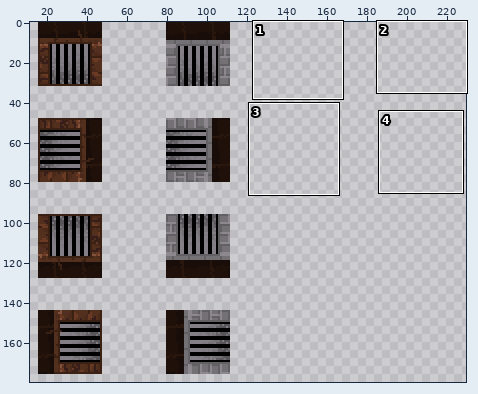
One commit to this pixel-art file: core/assets/map/aseprite/door.aseprite. Above: a wide view before the commit, with the close-up outlined.
Close-up. Before the commit:
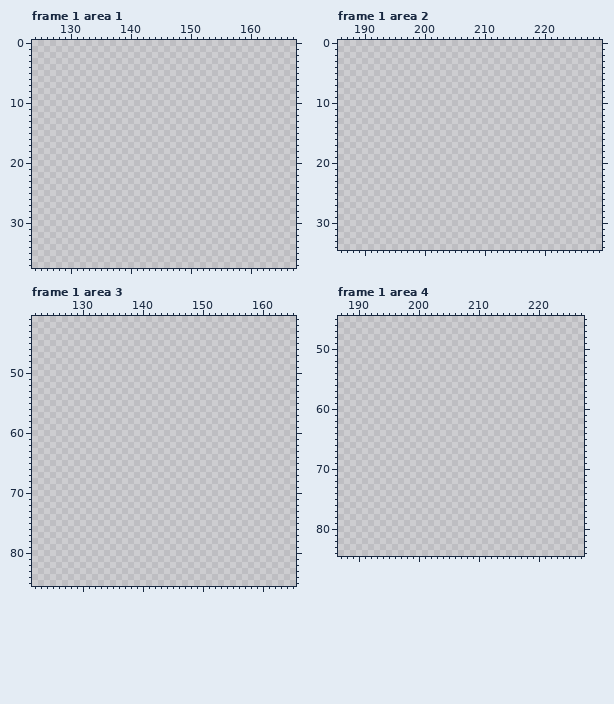
1024x1024 pixels, 2 frames. Colours within 5 levels of each other are drawn and written as one. Shown: frame 1 area 1: x 124..167, y 0..37; frame 1 area 2: x 186..229, y 0..34; frame 1 area 3: x 122..165, y 41..85; frame 1 area 4: x 187..227, y 45..84. The wide view leaves out empty margins.
After:
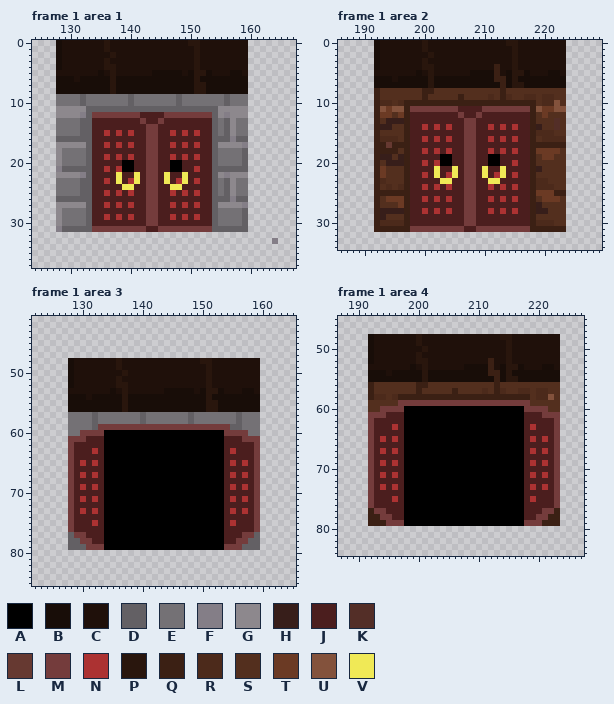
Palette (. is transparent): A #000000  B #180d08  C #1f100a  D #636064  E #747175  F #847e87  G #8d888d  H #371e1a  J #4b1e1e  K #532e27  L #663931  M #743c3c  N #ac3232  P #29160d  Q #3b2014  R #4c2a1b  S #532f1e  T #6b3a24  U #83523c  V #f0e956
Author's note on the commit: Made BossDoor + Portal to 2nd Floor
Difference:
Changed rows in their new state; - is an unchanged pixel.
Frame 1 area 1:
first column x 128:
 0 BCCCCCCCPCCCCCCCCCCCCCPPCCCCCCCC-----
 1 BCCCCCCCPCCCCCCCCCCCCCCPCCCCCCCC-----
 2 BCCCCCCCCPCCCCCCCCCCCCCPCCCCCCCC-----
 3 BCCCCCCCPCCCCCCCCCCCCCCPCCCCCCCC-----
 4 BCCCCCCCPPCCCCCCCCCCCCCPCCCCCCCC-----
 5 CCCCCCCBCPCCCCCCBBBBBCBPPBCCCBBC-----
 6 BBBCBBBBBPBBBBBBBBBBBBBPBBBBBBBB-----
 7 BBBBBBBBBPBBBBBBBBBBBBBPPBBBBBBB-----
 8 BBBBBBBBBPBBBBBBBBBBBBBPPBBBBBBB-----
 9 EEEEDEEEEEEEDEEEEEEEDEEEEEEEDEEE-----
10 EEEEDEEEEEEEDEEEEEEEDEEEEEEEDEEE-----
11 GGGGGDDDDDDDDDDDDDDDDDDDDDDGGGGG-----
12 GGGGFDMMMMMMMMJJJJMMMMMMMMDGFGGG-----
13 EEEEDDJJJJJJJJMJJMJJJJJJJJDEDGEE-----
14 EEEEDDJJJJJJJJJMMJJJJJJJJJDEDGEE-----
15 EEEEDDJJNJNJNJJMMJJNJNJNJJDEDGEE-----
16 DDDDDDJJJJJJJJJMMJJJJJJJJJDDDFDD-----
17 GGGGGDJJNJNJNJJMMJJNJNJNJJDGGGGF-----
18 GEEEEDJJJJJJJJJMMJJJJJJJJJDEEEED-----
19 GEEEEDJJNJNJNJJMMJJNJNJNJJDEEEED-----
20 GEEEEDJJJJJAAJJMMJJAAJJJJJDEEEED-----
21 FDDDDDJJNJNAAJJMMJJAAJJNJJDDDDDD-----
22 GGGGFDJJJJVJJVJMMJVJJVJJJJDGFGGG-----
23 EEEEDDJJNJVJNVJMMJVJNVJNJJDEDGEE-----
24 EEEEDDJJJJJVVJJMMJJVVJJJJJDEDGEE-----
25 EEEEDDJJNJNJNJJMMJJNJNJNJJDEDGEE-----
26 DDDDDDJJJJJJJJJMMJJJJJJJJJDDDFDD-----
27 GGGGGDJJNJNJNJJMMJJNJNJNJJDGGGGF-----
28 GEEEEDJJJJJJJJJMMJJJJJJJJJDEEEED-----
29 GEEEEDJJNJNJNJJMMJJNJNJNJJDEEEED-----
30 GEEEEDJJJJJJJJJMMJJJJJJJJJDEEEED-----
31 FDDDDDMMMMMMMMMJJMMMMMMMMMDDDDDD-----
33 ------------------------------------F
Frame 1 area 2:
first column x 192:
 0 BCCCCCCCPCCCCCCCCCCCCCPPCCCCCCCC
 1 BCCCCCCCPCCCCCCCCCCCCCCPCCCCCCCC
 2 BCCCCCCCCPCCCCCCCCCCCCCPCCCCCCCC
 3 BCCCCCCCPCCCCCCCCCCCCCCPCCCCCCCC
 4 BCCCCCCCPPCCCCCCCCCCQCCPCCCCCCCC
 5 CCCCCCCBCPCCCCCCBBBBQCBPPBCCCBBC
 6 BBBCBBBBBPBBBBBBBBBBQQBPBBBBBBBB
 7 BBBBBBBBBPBBBBBBBBBBBQBPPBBBBBBB
 8 QSSSSSSSQQSSSSSSSSSSSQSSSSSSSSSS
 9 QSSSSSSSQSSSSSQSSSSRSQRSSRRSRRSS
10 QRRSRQQQQQQQQQQQQQQQQQQQQQQSRRUS
11 QUTUUQMMMMMMMMJJJJMMMMMMMMQUTTUU
12 QTTSTQJJJJJJJJMJJMJJJJJJJJQSTSSS
13 QSHHHQJJJJJJJJJMMJJJJJJJJJQSSSKS
14 QHHSSQJJNJNJNJJMMJJNJNJNJJQHSSKS
15 QSSSSQJJJJJJJJJMMJJJJJJJJJQRRRSS
16 QRRRSQJJNJNJNJJMMJJNJNJNJJQSRRRR
17 QQLQQQJJJJJJJJJMMJJJJJJJJJQQQQQQ
18 QQQQSQJJNJNJNJJMMJJNJNJNJJQTTTTS
19 QHHSHQJJJJJAAJJMMJJAAJJJJJQSTTSS
20 QSHHHQJJNJNAAJJMMJJAAJJNJJQSSSSS
21 QTSSSQJJJJVJJVJMMJVJJVJJJJQHSSSS
22 QTSSSQJJNJVJNVJMMJVJNVJNJJQSSSSS
23 QRSSSQJJJJJVVJJMMJJVVJJJJJQRRSSS
24 QSRSRQJJNJNJNJJMMJJNJNJNJJQRRRSS
25 QQQQQQJJJJJJJJJMMJJJJJJJJJQTTTQQ
26 QSTTTQJJNJNJNJJMMJJNJNJNJJQSTTTS
27 QSSSTQJJJJJJJJJMMJJJJJJJJJQHSSSS
28 QHHHHQJJNJNJNJJMMJJNJNJNJJQHHSSS
29 QHSSSQJJJJJJJJJMMJJJJJJJJJQSSSSS
30 QRRRRQJJJJJJJJJMMJJJJJJJJJQRRRSS
31 QQQQQQMMMMMMMMMJJMMMMMMMMMQQQQQQ
Frame 1 area 3:
first column x 128:
48 BCCCCCCCPCCCCCCCCCCCCCPPCCCCCCCC
49 BCCCCCCCPCCCCCCCCCCCCCCPCCCCCCCC
50 BCCCCCCCCPCCCCCCCCCCCCCPCCCCCCCC
51 BCCCCCCCPCCCCCCCCCCCCCCPCCCCCCCC
52 BCCCCCCCPPCCCCCCCCCCCCCPCCCCCCCC
53 CCCCCCCBCPCCCCCCBBBBBCBPPBCCCBBC
54 BBBCBBBBBPBBBBBBBBBBBBBPBBBBBBBB
55 BBBBBBBBBPBBBBBBBBBBBBBPPBBBBBBB
56 BBBBBBBBBPBBBBBBBBBBBBBPPBBBBBBB
57 EEEEDEEEEEEEDEEEEEEEDEEEEEEEDEEE
58 EEEEDEEEEEEEDEEEEEEEDEEEEEEEDEEE
59 EEEEDMMMMMMMMMMMMMMMMMMMMMMDDEEE
60 EEMMMMAAAAAAAAAAAAAAAAAAAAMMMMEE
61 MMMJJJAAAAAAAAAAAAAAAAAAAAJJJMMM
62 MJJJJJAAAAAAAAAAAAAAAAAAAAJJJJJM
63 MJJJNJAAAAAAAAAAAAAAAAAAAAJNJJJM
64 MJJJJJAAAAAAAAAAAAAAAAAAAAJJJJJM
65 MJNJNJAAAAAAAAAAAAAAAAAAAAJNJNJM
66 MJJJJJAAAAAAAAAAAAAAAAAAAAJJJJJM
67 MJNJNJAAAAAAAAAAAAAAAAAAAAJNJNJM
68 MJJJJJAAAAAAAAAAAAAAAAAAAAJJJJJM
69 MJNJNJAAAAAAAAAAAAAAAAAAAAJNJNJM
70 MJJJJJAAAAAAAAAAAAAAAAAAAAJJJJJM
71 MJNJNJAAAAAAAAAAAAAAAAAAAAJNJNJM
72 MJJJJJAAAAAAAAAAAAAAAAAAAAJJJJJM
73 MJNJNJAAAAAAAAAAAAAAAAAAAAJNJNJM
74 MJJJJJAAAAAAAAAAAAAAAAAAAAJJJJJM
75 MJJJNJAAAAAAAAAAAAAAAAAAAAJNJJJM
76 MJJJJJAAAAAAAAAAAAAAAAAAAAJJJJJM
77 DMMJJJAAAAAAAAAAAAAAAAAAAAJJJMMD
78 DDMMJJAAAAAAAAAAAAAAAAAAAAJJMMDD
79 DDDMMMAAAAAAAAAAAAAAAAAAAAMMMDDD
Frame 1 area 4:
first column x 192:
48 BCCCCCCCPCCCCCCCCCCCCCPPCCCCCCCC
49 BCCCCCCCPCCCCCCCCCCCCCCPCCCCCCCC
50 BCCCCCCCCPCCCCCCCCCCCCCPCCCCCCCC
51 BCCCCCCCPCCCCCCCCCCCCCCPCCCCCCCC
52 BCCCCCCCPPCCCCCCCCCCQCCPCCCCCCCC
53 CCCCCCCBCPCCCCCCBBBBQCBPPBCCCBBC
54 BBBCBBBBBPBBBBBBBBBBQQBPBBBBBBBB
55 BBBBBBBBBPBBBBBBBBBBBQBPPBBBBBBB
56 QSSSSSSSQQSSSSSSSSSSSQSSSSSSSSSS
57 QSSSSSSSQSSSSSQSSSSRSQRSSRRSRRSS
58 QRRSRQQQQQQQQQQQQQQQQQQQQQQSRRUS
59 SSSSSMMMMMMMMMMMMMMMMMMMMMMSSSSS
60 SSMMMMAAAAAAAAAAAAAAAAAAAAMMMMSS
61 MMMJJJAAAAAAAAAAAAAAAAAAAAJJJMMM
62 MJJJJJAAAAAAAAAAAAAAAAAAAAJJJJJM
63 MJJJNJAAAAAAAAAAAAAAAAAAAAJNJJJM
64 MJJJJJAAAAAAAAAAAAAAAAAAAAJJJJJM
65 MJNJNJAAAAAAAAAAAAAAAAAAAAJNJNJM
66 MJJJJJAAAAAAAAAAAAAAAAAAAAJJJJJM
67 MJNJNJAAAAAAAAAAAAAAAAAAAAJNJNJM
68 MJJJJJAAAAAAAAAAAAAAAAAAAAJJJJJM
69 MJNJNJAAAAAAAAAAAAAAAAAAAAJNJNJM
70 MJJJJJAAAAAAAAAAAAAAAAAAAAJJJJJM
71 MJNJNJAAAAAAAAAAAAAAAAAAAAJNJNJM
72 MJJJJJAAAAAAAAAAAAAAAAAAAAJJJJJM
73 MJNJNJAAAAAAAAAAAAAAAAAAAAJNJNJM
74 MJJJJJAAAAAAAAAAAAAAAAAAAAJJJJJM
75 MJJJNJAAAAAAAAAAAAAAAAAAAAJNJJJM
76 MJJJJJAAAAAAAAAAAAAAAAAAAAJJJJJM
77 QMMJJJAAAAAAAAAAAAAAAAAAAAJJJMMQ
78 QQMMJJAAAAAAAAAAAAAAAAAAAAJJMMQQ
79 QQQMMMAAAAAAAAAAAAAAAAAAAAMMMQQQ
Changed places in both close-ups, as pixel boxes (x1, y1, x2, y2):
added: (56, 40, 248, 232)
added: (272, 238, 278, 244)
added: (374, 40, 566, 232)
added: (68, 358, 260, 550)
added: (368, 334, 560, 526)
